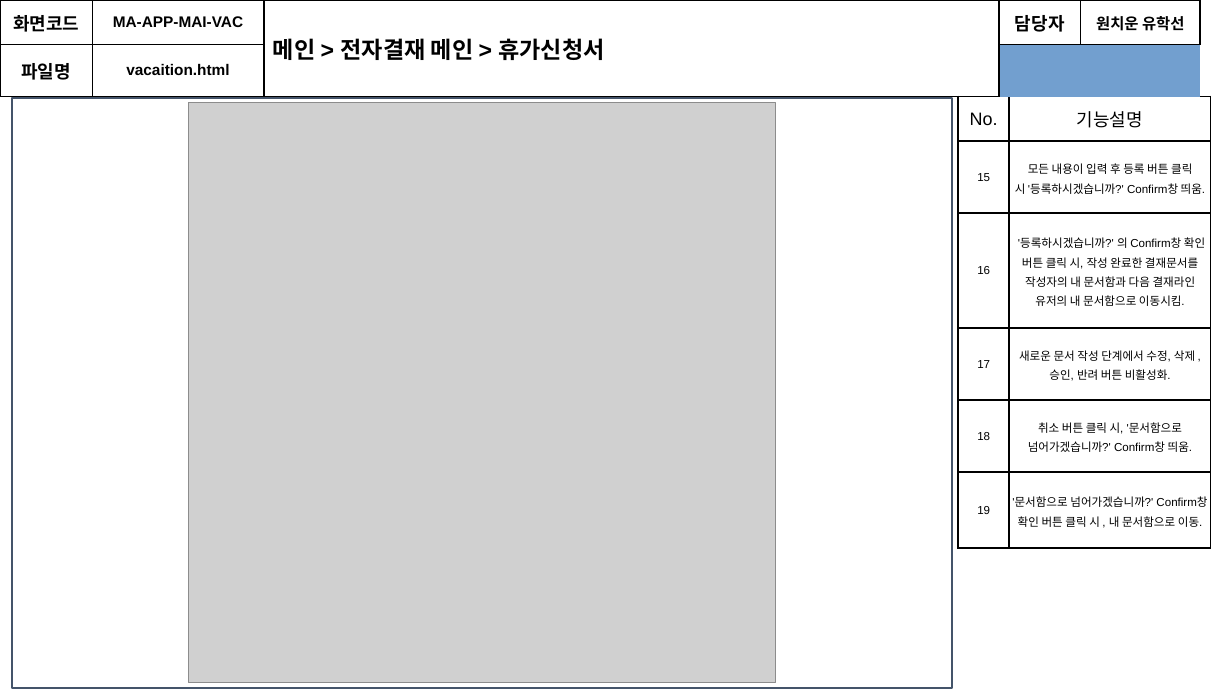
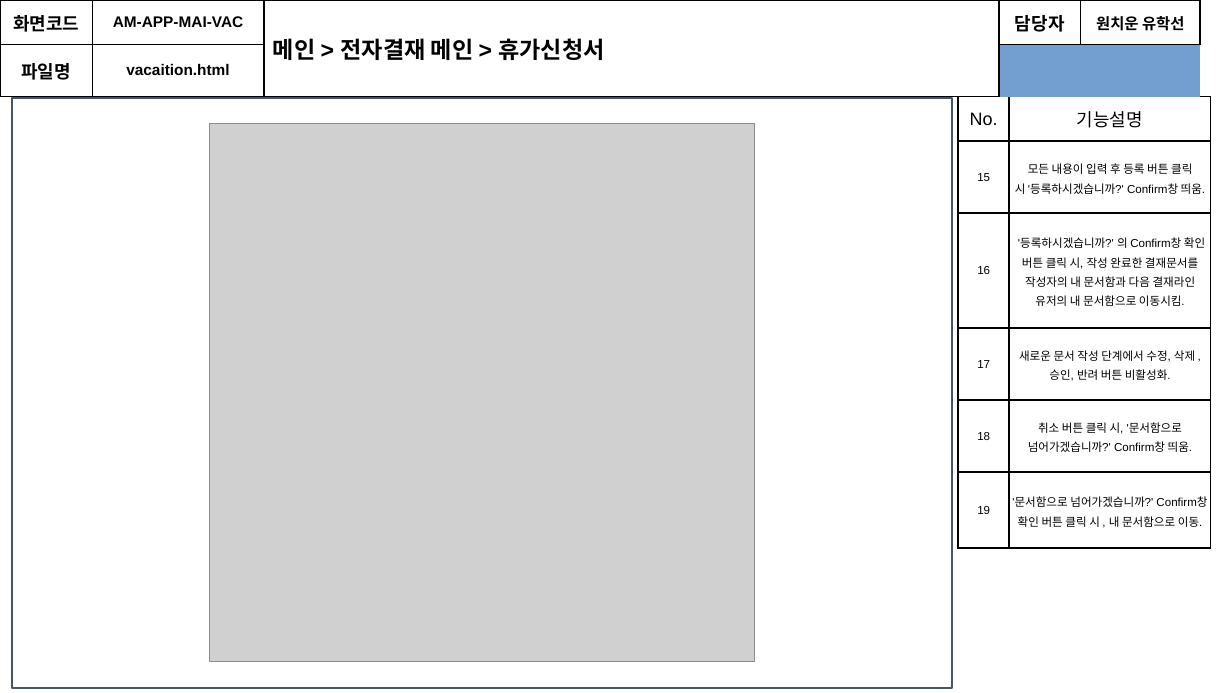
Before and after one commit to soulluna/-6th-_cosmo_1th_group, a slide deck: slide 21 of 포트폴리오 각종 서식/[6기]1조_화면설계서_V1.3.pptx. Drawn at 1232x693 pixels with LibreOffice and Linux fonts; fonts in the diff are those of the drawing; grey boxes stand for pictures. Boxes give left, top, right and bottom in pixels: in the first picture for what was removed or moved away, otherwise in the second. Text is boxed around its words. In the diff, an @@ line names an element or a change of style, - is before the commit and + after.

```diff
--- a/포트폴리오 각종 서식/[6기]1조_화면설계서_V1.3.pptx
+++ b/포트폴리오 각종 서식/[6기]1조_화면설계서_V1.3.pptx
@@ table at [10,13,1210,93] @@
-row 1, column 2: MA-APP-MAI-VAC
+row 1, column 2: AM-APP-MAI-VAC
@@ picture: place and size @@
-picture at [189,103,775,683]
+picture at [210,124,755,662]
```
Also in this commit, not shown: 31 other slides changed, 1 other file.
